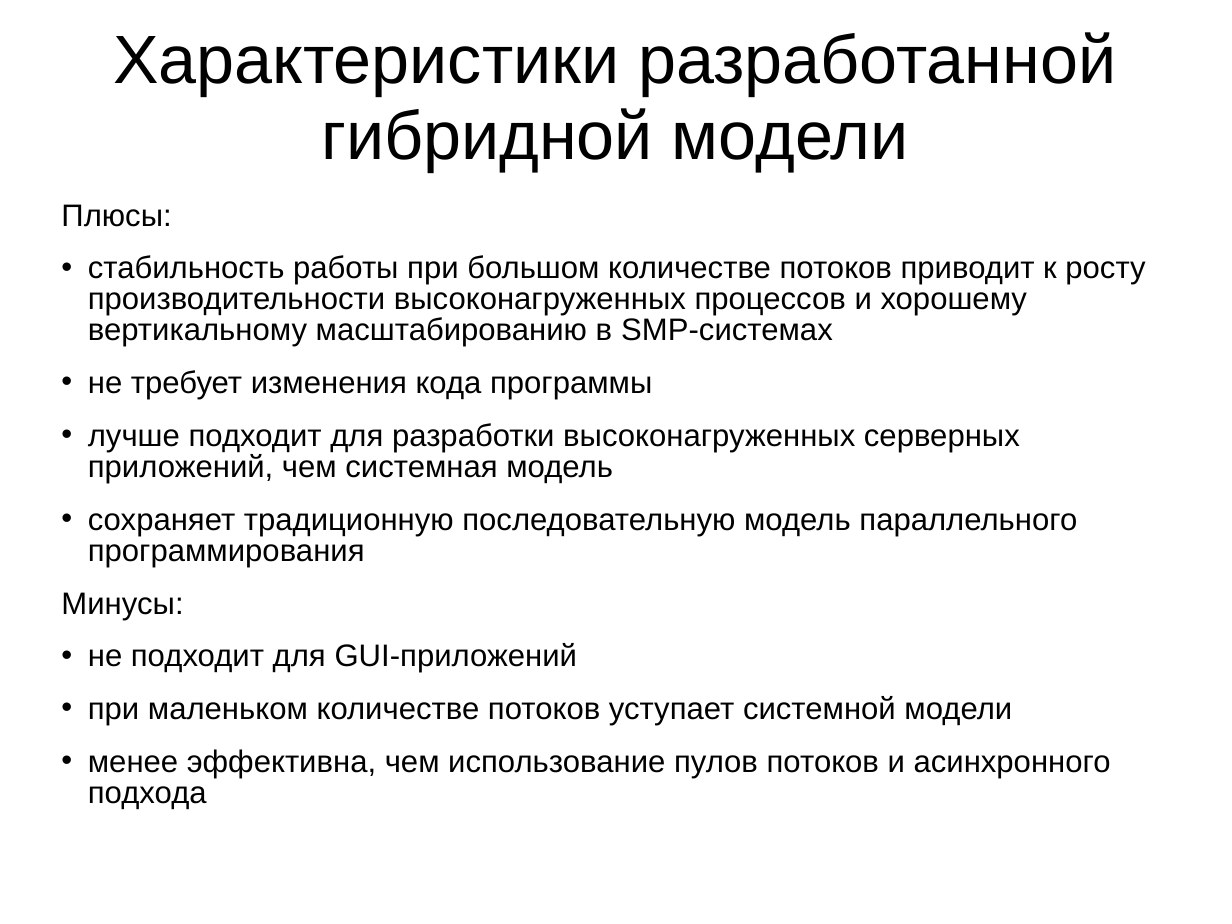
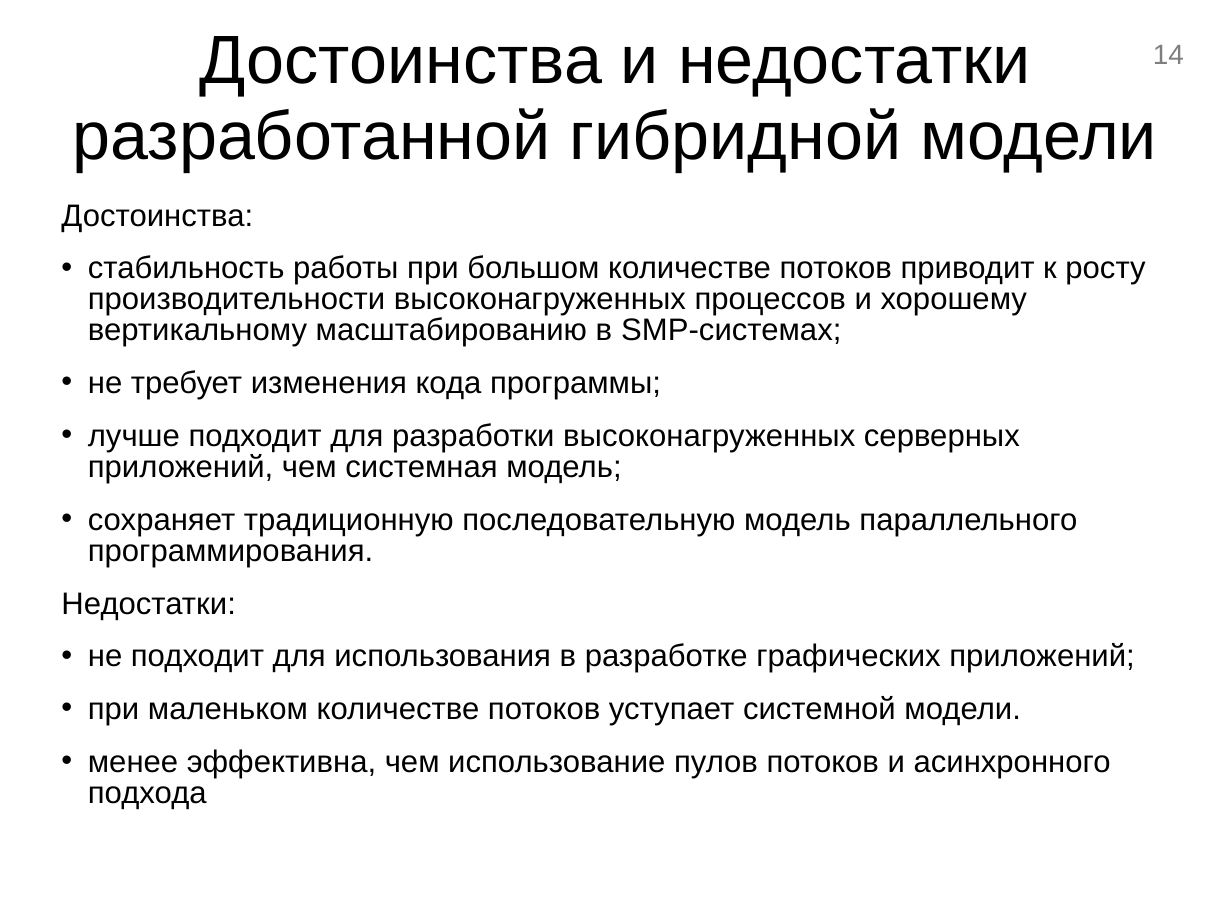
Before and after one commit to dizel3d/disser, a slide deck: slide 14 of Презентация.ppt (slide 19 before the commit). Drawn at 1232x924 pixels with LibreOffice and Linux fonts; fonts in the diff are those of the drawing. Boxes give left, top, right and bottom in pixels: in the first picture for what was removed or moved away, otherwise in the second. Text is boxed around its words. In the diff, an @@ line names an element or a change of style, - is before the commit and + after.

```diff
--- a/Презентация.ppt
+++ b/Презентация.ppt
@@ title at [73, 36, 1157, 172]: text changed @@
-Характеристики разработанной гибридной модели
+Достоинства и недостатки разработанной гибридной модели
@@ page number added at [1153, 45, 1184, 64], 18 pt, text #7F7F7F @@
+14
@@ text at [61, 204, 1145, 726]: text changed @@
-Плюсы:
-• стабильность работы при большом количестве потоков приводит к росту производительности высоконагруженных процессов и хорошему вертикальному масштабированию в SMP-системах
-• не требует изменения кода программы
-• лучше подходит для разработки высоконагруженных серверных приложений, чем системная модель
-• сохраняет традиционную последовательную модель параллельного программирования
-Минусы:
-• не подходит для GUI-приложений
-• при маленьком количестве потоков уступает системной модели
+Достоинства:
+• стабильность работы при большом количестве потоков приводит к росту производительности высоконагруженных процессов и хорошему вертикальному масштабированию в SMP-системах;
+• не требует изменения кода программы;
+• лучше подходит для разработки высоконагруженных серверных приложений, чем системная модель;
+• сохраняет традиционную последовательную модель параллельного программирования.
+Недостатки:
+• не подходит для использования в разработке графических приложений;
+• при маленьком количестве потоков уступает системной модели.
```
Also in this commit, not shown: 3 other slides changed, 13 slides added, 16 slides removed, 1 other file.
